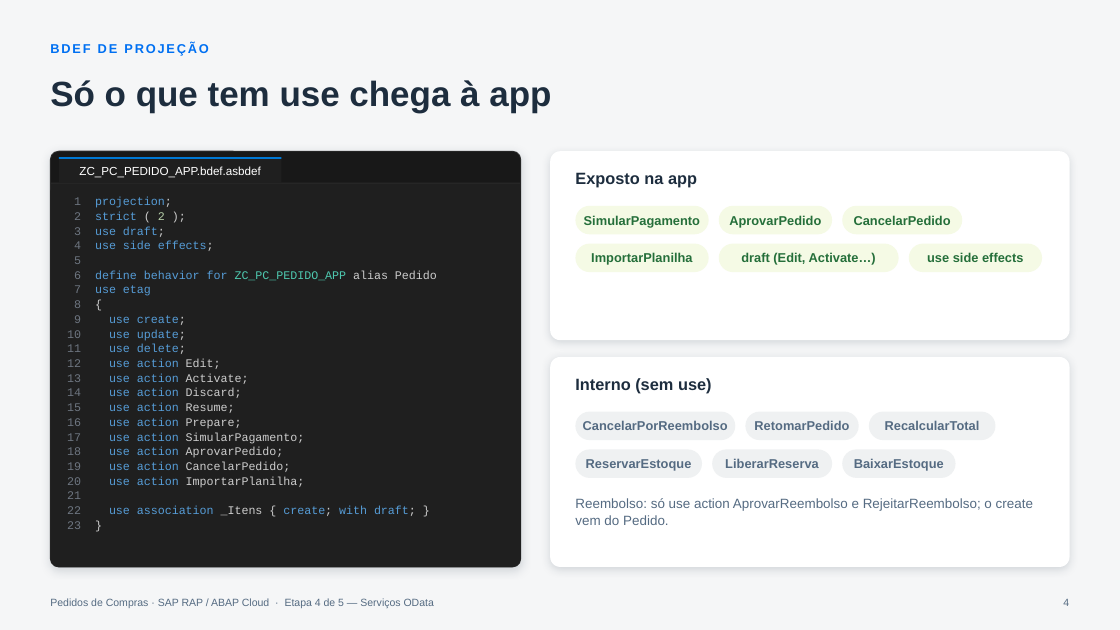
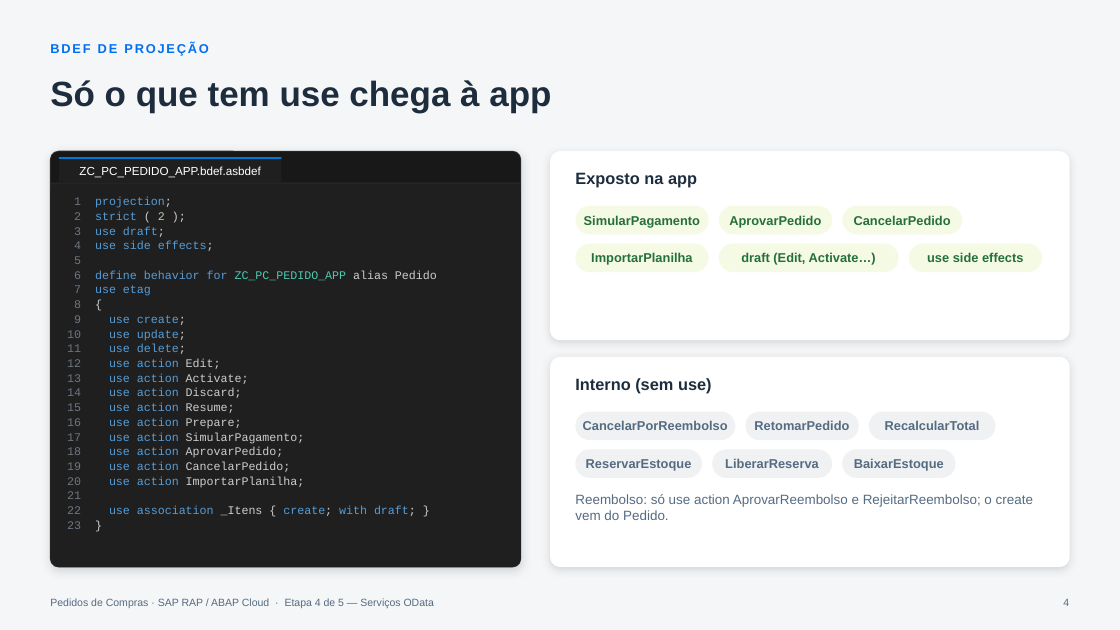
Before and after one commit to AdrianoBispo/sap-abap-rap-pedidos-de-compras-app, a slide deck: slide 4 of docs/apresentacoes/04-servicos-odata.pptx. Drawn at 1120x630 pixels with LibreOffice and Linux fonts; fonts in the diff are those of the drawing. Boxes give left, top, right and bottom in pixels: in the first picture for what was removed or moved away, otherwise in the second. Text is boxed around its words. In the diff, an @@ line names an element or a change of style, - is before the commit and + after.

```diff
--- a/docs/apresentacoes/04-servicos-odata.pptx
+++ b/docs/apresentacoes/04-servicos-odata.pptx
@@ text "Reembolso: só use action AprovarReembolso ...": place and size @@
-text "Reembolso: só use action AprovarReembolso ..." at bbox=[575, 498, 1033, 525]
+text "Reembolso: só use action AprovarReembolso ..." at bbox=[575, 494, 1033, 520]
```
Also in this commit, not shown: 7 other slides changed, 12 slides added.
